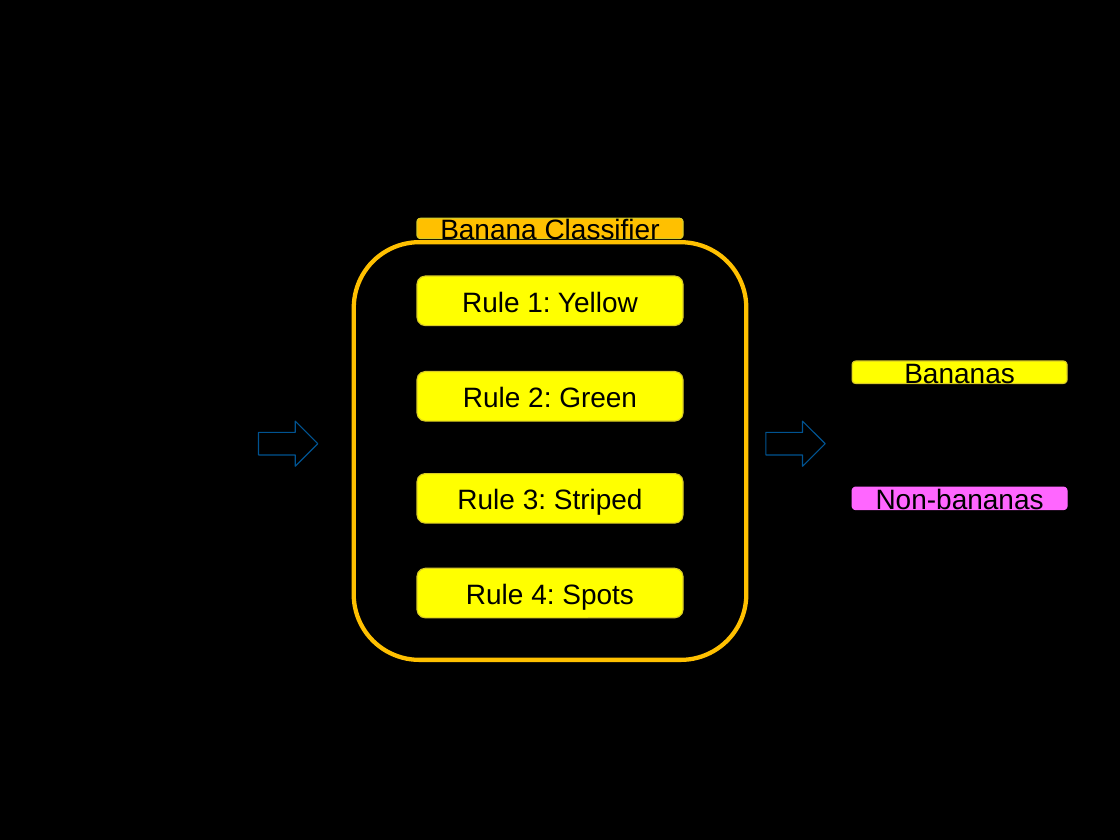
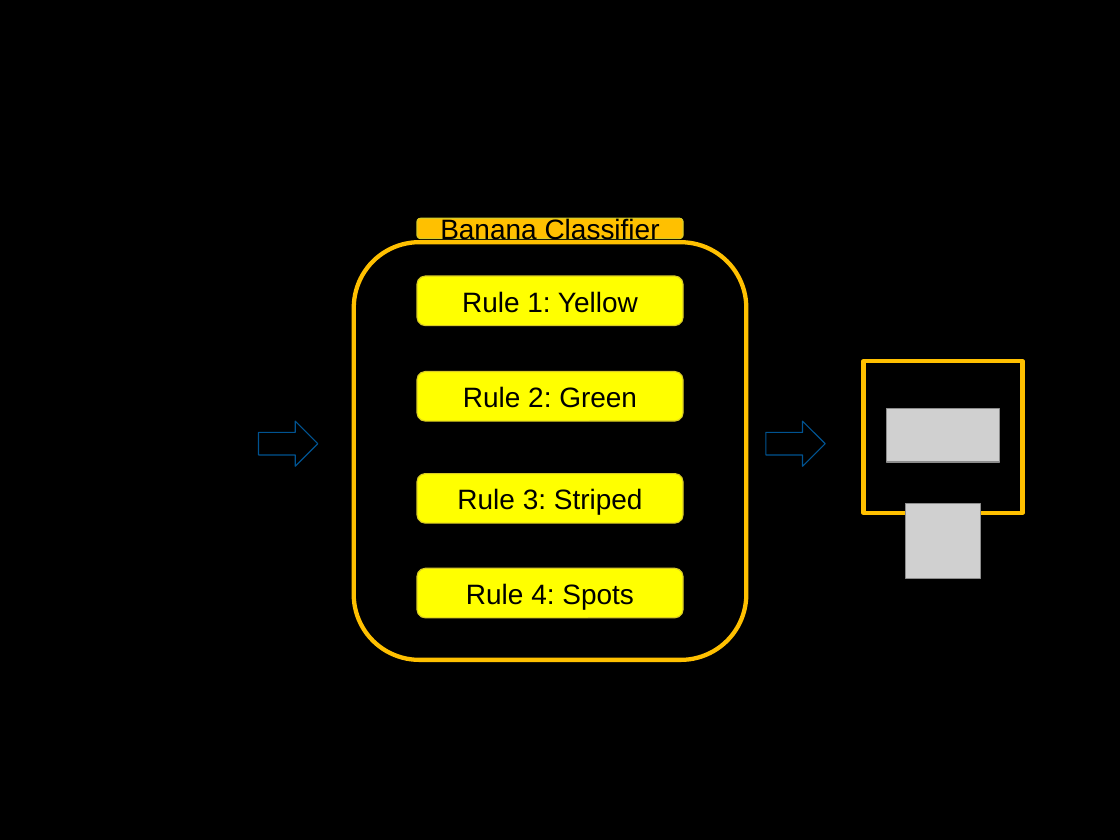
Before and after one commit to LiangLeon/AdaBoostExample, a slide deck: slide 8 of Presentation/Boosting.pptx. Drawn at 1120x840 pixels with LibreOffice and Linux fonts; fonts in the diff are those of the drawing; grey boxes stand for pictures; background and template pictures are left out. Boxes give left, top, right and bottom in pixels: in the first picture for what was removed or moved away, otherwise in the second. Text is boxed around its words. In the diff, an @@ line names an element or a change of style, - is before the commit and + after.

Commit message:
Update PPT 20150713

```diff
--- a/Presentation/Boosting.pptx
+++ b/Presentation/Boosting.pptx
@@ rounded rectangle removed at box(852, 361, 1067, 383) @@
-Bananas
@@ rectangle added at box(864, 362, 1023, 513), outline #FFC000 2.75 pt @@
@@ text "?": place and size @@
-text "?" at box(934, 405, 984, 477)
+text "?" at box(106, 408, 157, 479)
@@ picture added at box(887, 409, 1000, 463) @@
@@ rounded rectangle removed at box(852, 487, 1067, 510) @@
-Non-bananas
@@ picture added at box(906, 504, 981, 579) @@
```
Also in this commit, not shown: 3 other slides changed, 1 other file.
